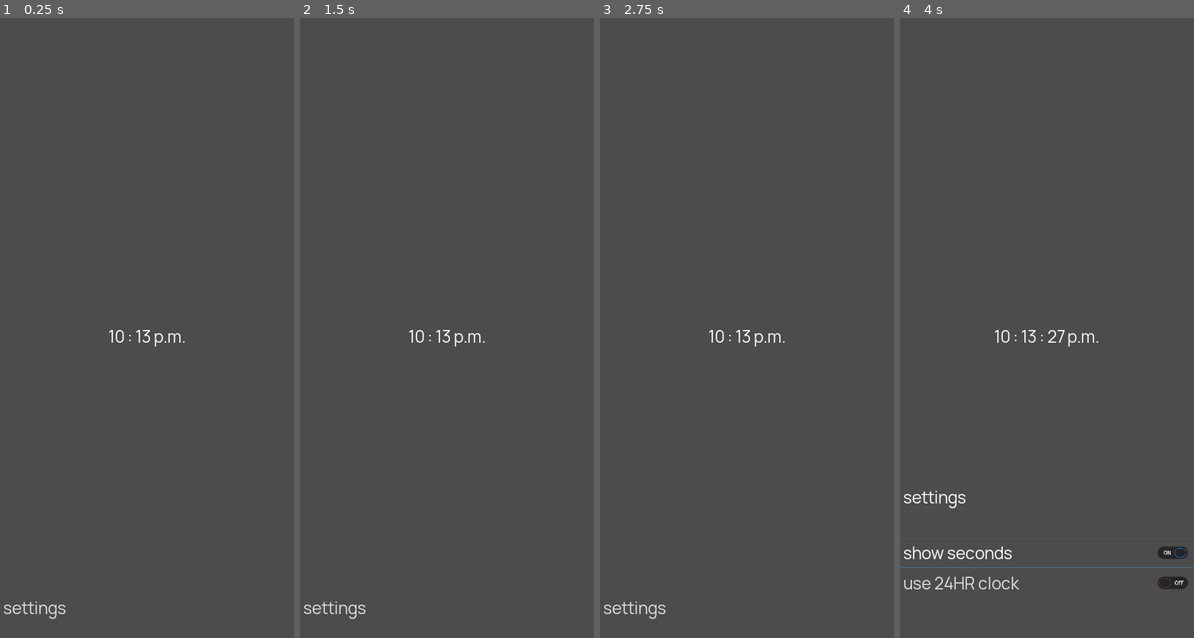
Above: before the commit, frames 1-4 (left to right).
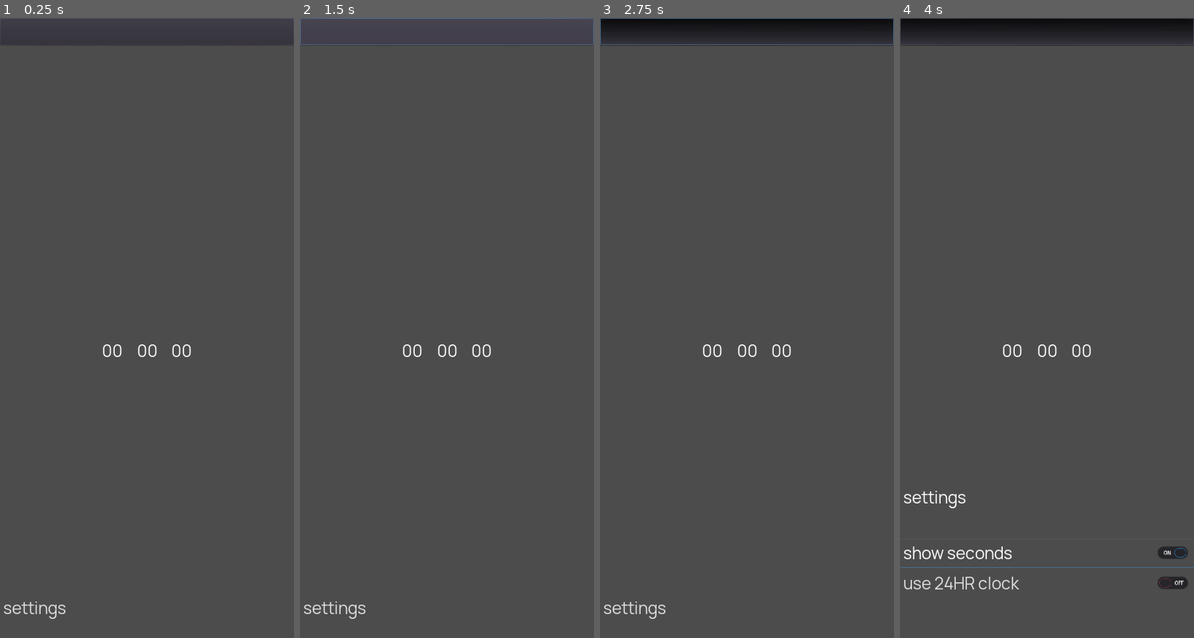
Above: after the commit, the same moments.

Repository: mrwm/clock
Game: Godot game, scene res://Main.tscn
The game is run twice, just before and just after one commit, with the same random seed, the same clock (stepped at 60 frames per second) and the same inputs.
Inputs (mouse positions are in pixels of both pictures, inside the frame that each line leads up to):
- Up to frame 1 (0.25 s): no input
- Up to frame 2 (1.5 s): click (447, 30) at 0.52 s; click (447, 30) at 1.27 s
- Up to frame 3 (2.75 s): click (747, 30) at 2.02 s
- Up to frame 4 (4 s): click "settings" at 2.75 s; click "show seconds" at 3.5 s

The runs differ from the first frame. In frame 1, 0.6% of the frame differs, in the area x 0-100%, y 3-55%; in frame 2, 0.6%; in frame 3, 4.8%, in the area x 0-100%, y 0-55%; in frame 4, 4.6%.

Commit message:
mess around with getting the virtual keyboard to show up in andoid godot

Diff:
--- a/Main.gd
+++ b/Main.gd
@@ -4,7 +4,7 @@
 # Mode scenes
 #var AlarmScene : PackedScene = load("res://Alarm.tscn")
 var ClockScene : PackedScene = load("res://Clock.tscn")
-#var TimerScene : PackedScene = load("res://Timer.tscn")
+var TimerScene : PackedScene = load("res://Timer.tscn")
 var StopwatchScene : PackedScene = load("res://Stopwatch.tscn")
 
 # Only load the screen once
@@ -15,14 +15,11 @@
 # Called when the node enters the scene tree for the first time.
 func _ready():
   Variables.currentScene = Variables.defaultScene
-  pass # Replace with function body.
-
-# Called every frame. 'delta' is the elapsed time since the previous frame.
-func _process(_delta):
   screenDimentions = self.rect_size
 
   var clockScene = ClockScene.instance()
   var stopwatchScene = StopwatchScene.instance()
+  var timerScene = TimerScene.instance()
 
   var Menu : PackedScene = load("res://Menu.tscn")
   var menu = Menu.instance()
@@ -54,16 +51,23 @@
     # Clock
     add_child(clockScene)
     clockScene.rect_size = screenDimentions
+    clockScene.visible = false; #remove once timer is finished
 
     # Stopwatch
     add_child(stopwatchScene)
     stopwatchScene.rect_size = screenDimentions;
     stopwatchScene.visible = false;
 
+    # Timer
+    add_child(timerScene)
+    timerScene.rect_size = screenDimentions;
+    timerScene.visible = true;
+
     # Menu
-    add_child(menu)
+    add_child(menu) #uncomment once timer is finished
     isSceneLoaded = true
 
+func _process(delta):
   if (Variables.swipeDirection == Variables.SwipeDirection.UP):
     print("up")
     pass
--- a/System.gd
+++ b/System.gd
@@ -49,5 +49,3 @@
     else:
       #print("no change in xy: " + str(deviation))
       pass
-
-  #Variables.swipeDirection = null
--- a/Timer.gd
+++ b/Timer.gd
@@ -11,12 +11,15 @@
 onready var minuteLabel = $"VBoxContainer/CenterContainer/TimeSplit/Minute";
 onready var secondLabel = $"VBoxContainer/CenterContainer/TimeSplit/Second";
 
+onready var btn = $"VBoxContainer/Button";
 
 var timer := Timer.new()
 
 # Called when the node enters the scene tree for the first time.
 func _ready():
   #Variables.currentScene = Variables.CurrentSceneIs.TIMER
+  btn.connect("toggled", self, "_on_btn_toggled")
+  btn.toggle_mode = true
 
   _prepareTimer()
 
@@ -24,19 +27,13 @@
   minuteLabel.rect_min_size = Vector2(120,0);
   secondLabel.rect_min_size = Vector2(120,0);
 
-  Variables.stopwatchRun = false;
+  Variables.timerRun = false;
 
 
 
 # Called every frame. 'delta' is the elapsed time since the previous frame.
 func _process(_delta):
-  var systemMs = 1
-  if (timer != null):
-    systemMs = systemMs - timer.time_left
-    systemMs = float(str(systemMs).left(5))*1000
-
-  logged.milsec = systemMs;
-  timer.paused = !Variables.stopwatchRun;
+  timer.paused = !Variables.timerRun;
 
   # Pad numbers with a leading zero if the number is less than 10
   # Convert variable to string, then check if it is 2 digits long
@@ -91,3 +88,16 @@
   # warning-ignore:return_value_discarded
   timer.connect("timeout", self, "_on_Timeout")
   add_child(timer)
+
+var number = 0;
+func _on_btn_toggled(event):
+  print(event, number)
+  OS.keyboard_set_current_layout(number)
+  if(event):
+    OS.show_virtual_keyboard()
+    number += 1
+  else:
+    OS.hide_virtual_keyboard()
+
+
+  pass
--- a/Timer.tscn
+++ b/Timer.tscn
@@ -12,7 +12,12 @@
 anchor_bottom = 1.0
 alignment = 1
 
+[node name="Button" type="Button" parent="VBoxContainer"]
+margin_right = 1080.0
+margin_bottom = 101.0
+
 [node name="CenterContainer" type="CenterContainer" parent="VBoxContainer"]
+margin_top = 109.0
 margin_right = 1080.0
 margin_bottom = 2340.0
 size_flags_horizontal = 3
@@ -20,9 +25,9 @@
 
 [node name="TimeSplit" type="HBoxContainer" parent="VBoxContainer/CenterContainer"]
 margin_left = 395.0
-margin_top = 1125.0
+margin_top = 1071.0
 margin_right = 685.0
-margin_bottom = 1214.0
+margin_bottom = 1160.0
 size_flags_horizontal = 3
 size_flags_vertical = 3
 
--- a/Variables.gd
+++ b/Variables.gd
@@ -22,7 +22,7 @@
 var stopwatchReset;     # true/false
 
 # Timer
-var setTimer = false;   # true/false
-var timerRun = false;   # true/false
+var setTimer;           # true/false
+var timerRun;           # true/false
 var resetTimer = false; # true/false
 var timeLeft;           # Dictionary
